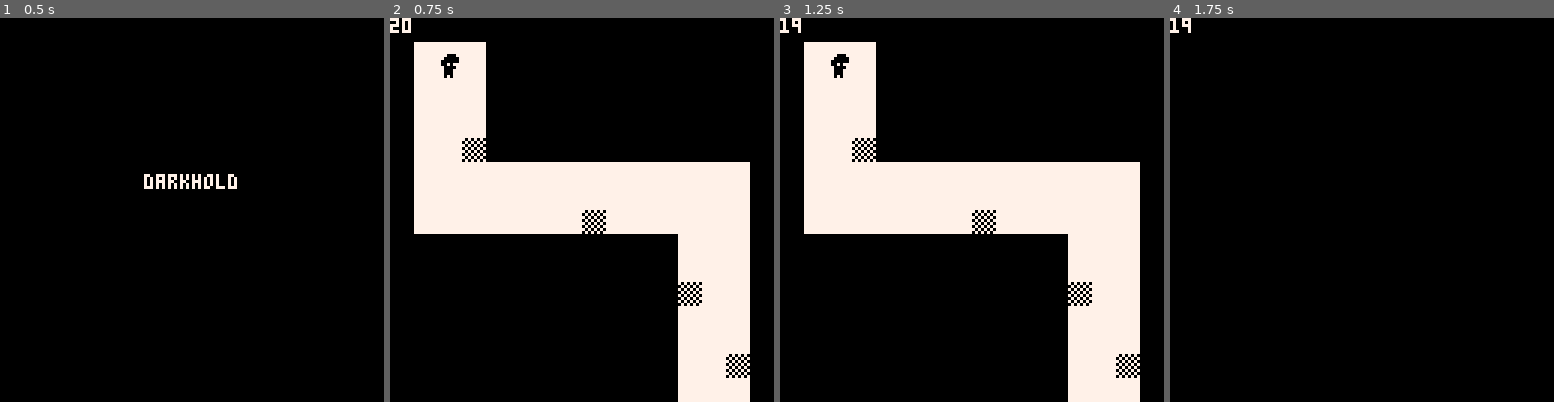
Above: before the commit, frames 1-4 (left to right).
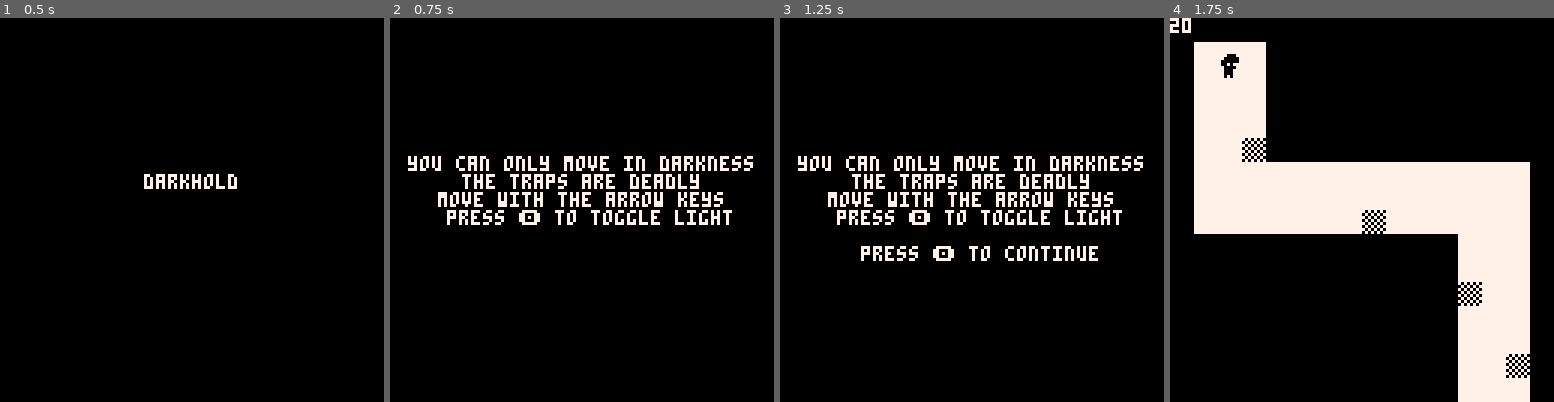
Above: after the commit, the same moments.

Repository: marco-vidali/darkhold
Game: PICO-8 cartridge darkhold.p8
Two runs of this game, one before a commit and one after it. Both use one fixed random seed, a clock stepped at 60 frames per second and the inputs below.
Inputs:
- Up to frame 1 (0.5 s): tap X (X key) at 0.33 s
- Up to frame 2 (0.75 s): tap O (Z key) at 0.7 s
- Up to frame 3 (1.25 s): tap X (X key) at 1.07 s
- Up to frame 4 (1.75 s): hold Right from 1.6 s (still down); tap O (Z key) at 1.7 s

Frame 1 is identical in both runs. In frame 2, 26% of the frame differs, in the area x 0-95%, y 0-100%; in frame 3, 27%; in frame 4, 30%, in the area x 0-94%, y 0-100%.

Commit message:
Add instructions

Diff:
--- a/darkhold.p8
+++ b/darkhold.p8
@@ -17,6 +18,7 @@
 #include scripts/scenes/levels/level_5.lua
 #include scripts/scenes/menu.lua
 #include scripts/scenes/game_complete.lua
+#include scripts/scenes/instructions.lua
 __gfx__
 00000000bbb000bb00000000777777777070707077777777bbbbbbbb000000000000000000000000000000000000000000000000000000000000000000000000
 00000000bb00000b00000000777777770707070777777777bbbbbbbb000000000000000000000000000000000000000000000000000000000000000000000000
--- /dev/null
+++ b/scripts/scenes/instructions.lua
@@ -0,0 +1,23 @@
+function show_instructions()
+    game.update = update_instructions
+    game.draw = draw_instructions
+end
+
+function update_instructions()
+    if btnp(4) then
+        show_level_1()
+    end
+end
+
+function draw_instructions()
+    cls()
+
+    print("you can only move in darkness", 6,  46, 7)
+    print("the traps are deadly", 24, 52, 7)
+    print("move with the arrow keys", 16, 58, 7)
+    print("press 🅾️ to toggle light", 19, 64, 7)
+
+    if time() % 1 < 0.5 then
+        print("press 🅾️ to continue", 27, 76, 7)
+    end
+end
--- a/scripts/scenes/menu.lua
+++ b/scripts/scenes/menu.lua
@@ -5,22 +5,20 @@
 
 function update_menu()
     if btnp(4) then
-        -- load last played level
-        local last_level = dget(0)
+        -- load next scene
+        local next_scene = dget(0)
 
-        if last_level == 0 then
-            last_level = 1
-        end
-
-        if last_level == 1 then
+        if next_scene == 0 then
+            show_instructions()
+        elseif next_scene == 1 then
             show_level_1()
-        elseif last_level == 2 then
+        elseif next_scene == 2 then
             show_level_2()
-        elseif last_level == 3 then
+        elseif next_scene == 3 then
             show_level_3()
-        elseif last_level == 4 then
+        elseif next_scene == 4 then
             show_level_4()
-        elseif last_level == 5 then
+        elseif next_scene == 5 then
             show_level_5()
         end
     end
